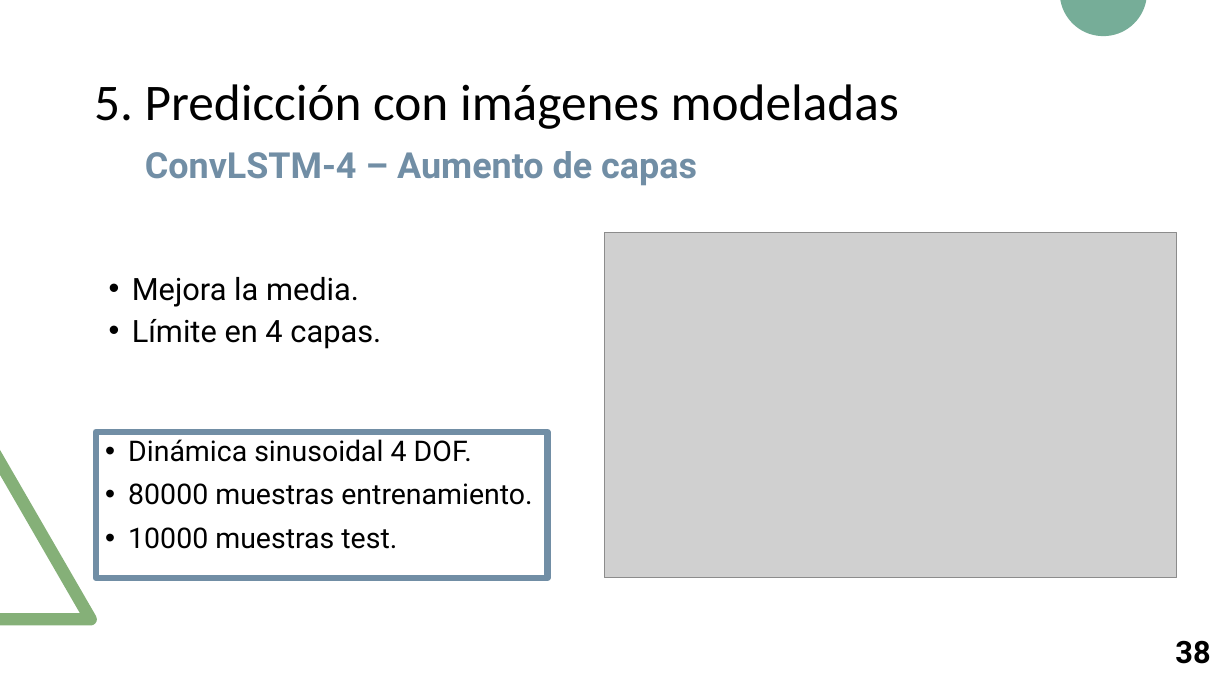
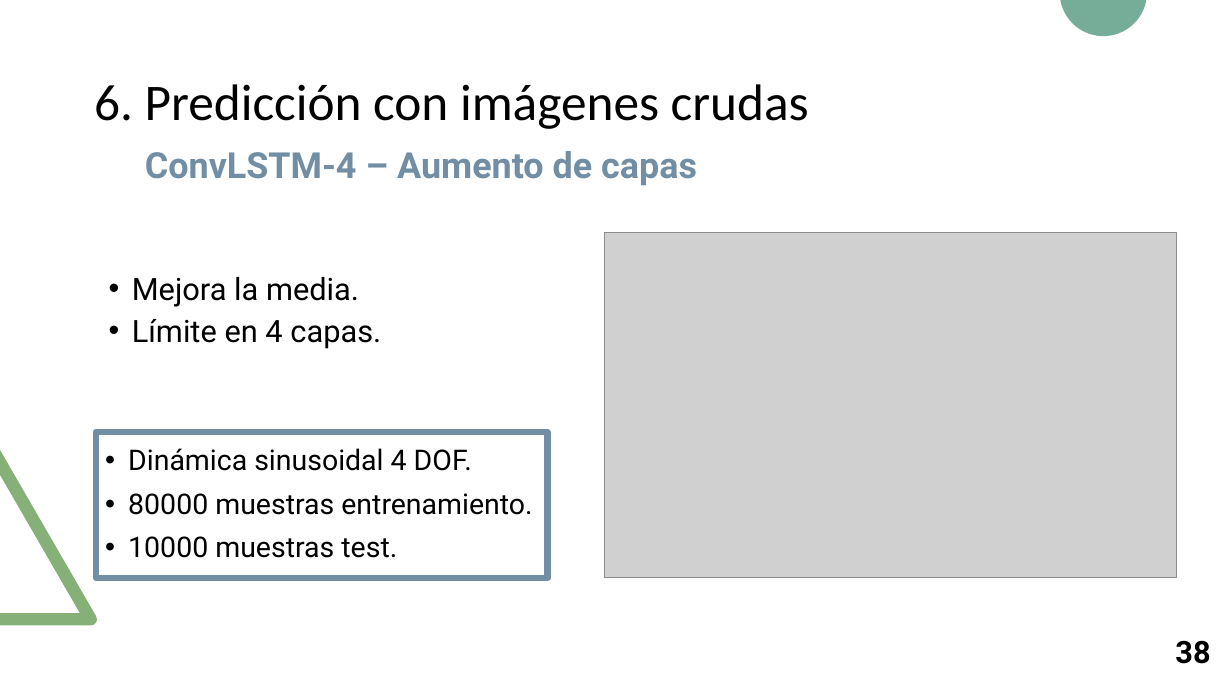
Before and after one commit to RoboticsLabURJC/2017-tfm-nuria-oyaga, a slide deck: slide 39 of Documentation/Presentacion-TFM/Presentacion-TFM.pptx. Drawn at 1232x693 pixels with LibreOffice and Linux fonts; fonts in the diff are those of the drawing; grey boxes stand for pictures. Boxes give left, top, right and bottom in pixels: in the first picture for what was removed or moved away, otherwise in the second. Text is boxed around its words. In the diff, an @@ line names an element or a change of style, - is before the commit and + after.

```diff
--- a/Documentation/Presentacion-TFM/Presentacion-TFM.pptx
+++ b/Documentation/Presentacion-TFM/Presentacion-TFM.pptx
@@ title at <box>94,84,809,129</box>: text changed @@
-5. Predicción con imágenes modeladas
+6. Predicción con imágenes crudas
@@ rectangle "Dinámica sinusoidal 4 DOF." at <box>96,432,548,578</box>: vertical alignment top to middle @@
```
Also in this commit, not shown: 26 other slides changed, 2 other files.
